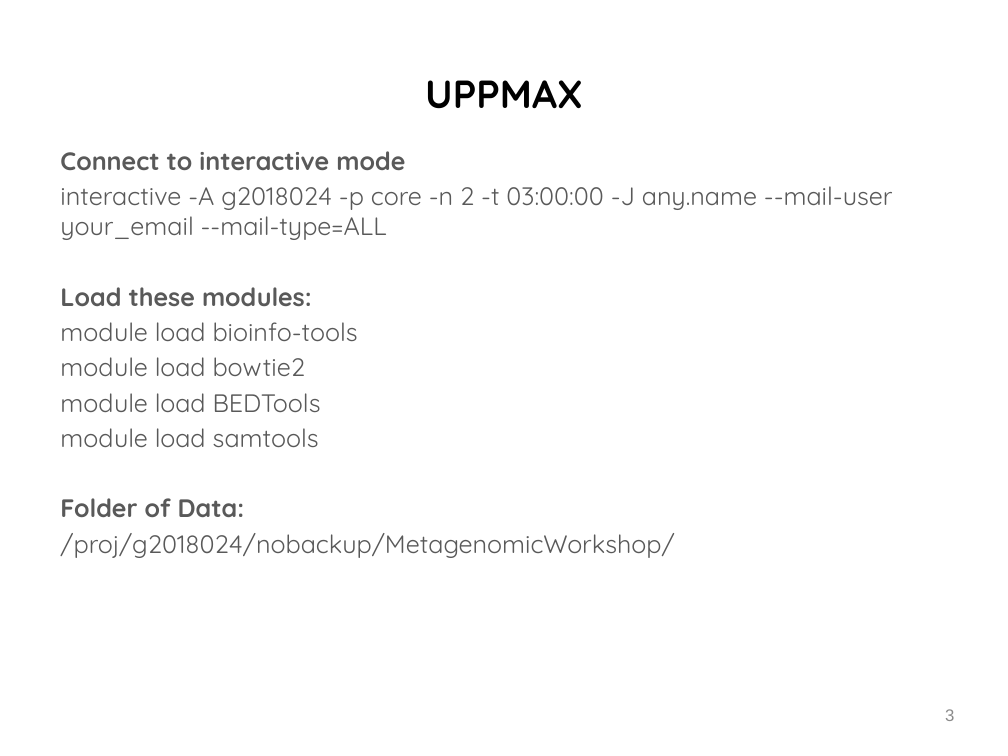
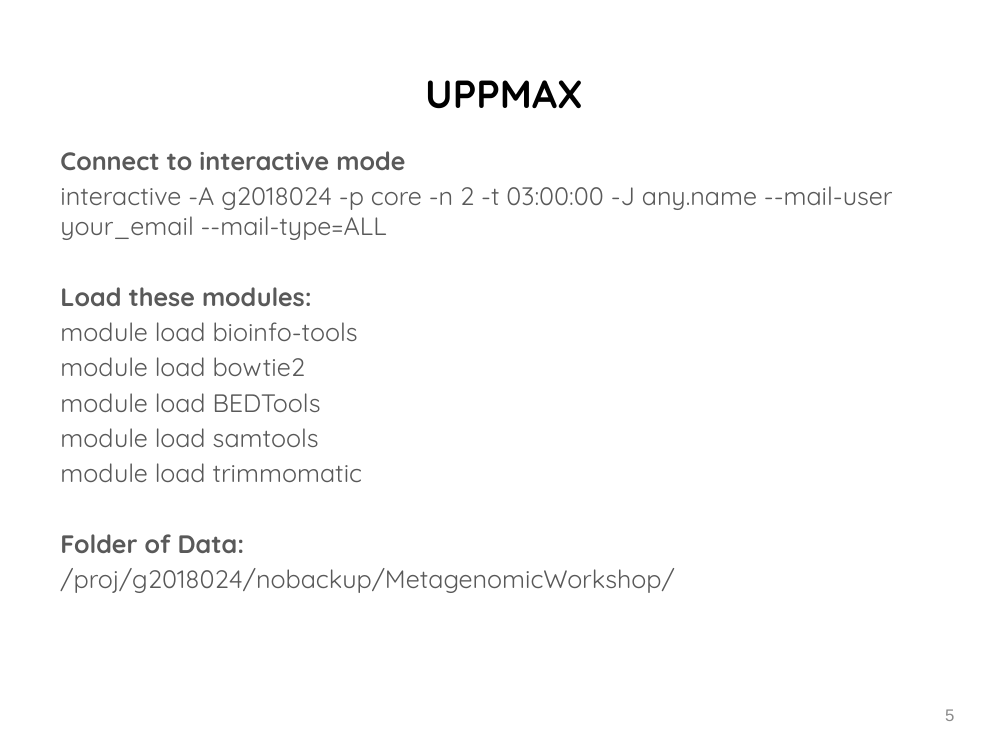
Before and after one commit to sysmedicine/phd2018, a slide deck: slide 5 of Workshop/MetagenomicsWorkshop/Day3_MetagenomicsWorkshop.pptx (slide 3 before the commit). Drawn at 1008x756 pixels with LibreOffice and Linux fonts; fonts in the diff are those of the drawing; background and template pictures are left out. Boxes give left, top, right and bottom in pixels: in the first picture for what was removed or moved away, otherwise in the second. Text is boxed around its words. In the diff, an @@ line names an element or a change of style, - is before the commit and + after.

```diff
--- a/Workshop/MetagenomicsWorkshop/Day3_MetagenomicsWorkshop.pptx
+++ b/Workshop/MetagenomicsWorkshop/Day3_MetagenomicsWorkshop.pptx
@@ text at bbox=[60, 463, 363, 482]: paragraph added @@
+module load trimmomatic
@@ page number at bbox=[945, 709, 954, 721]: text changed @@
-3
+5
```
Also in this commit, not shown: 1 slide added, 2 other files.
